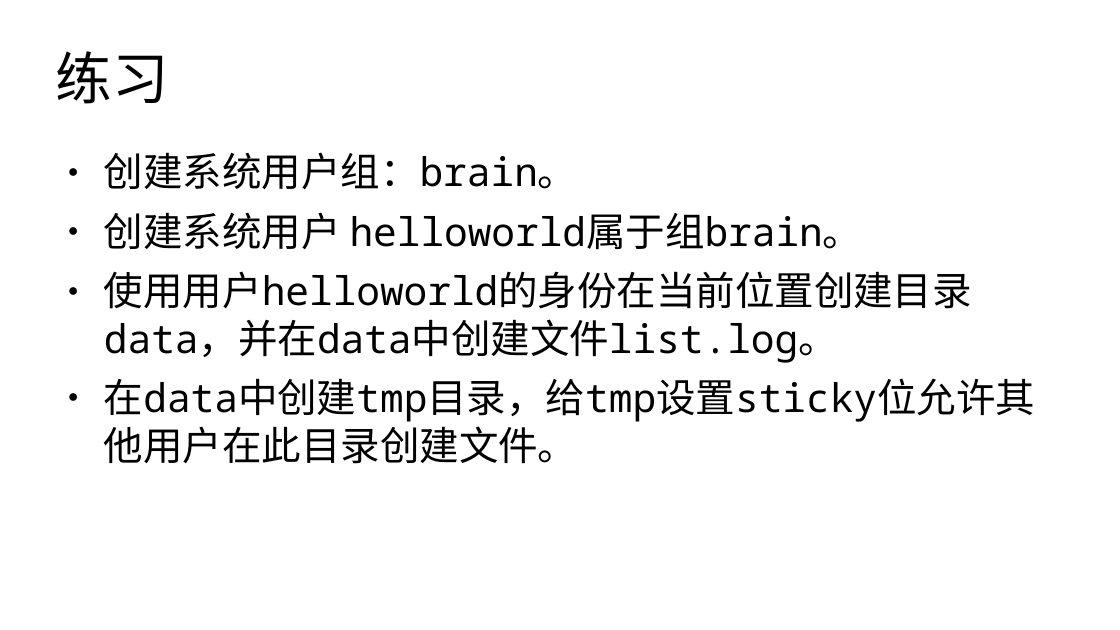
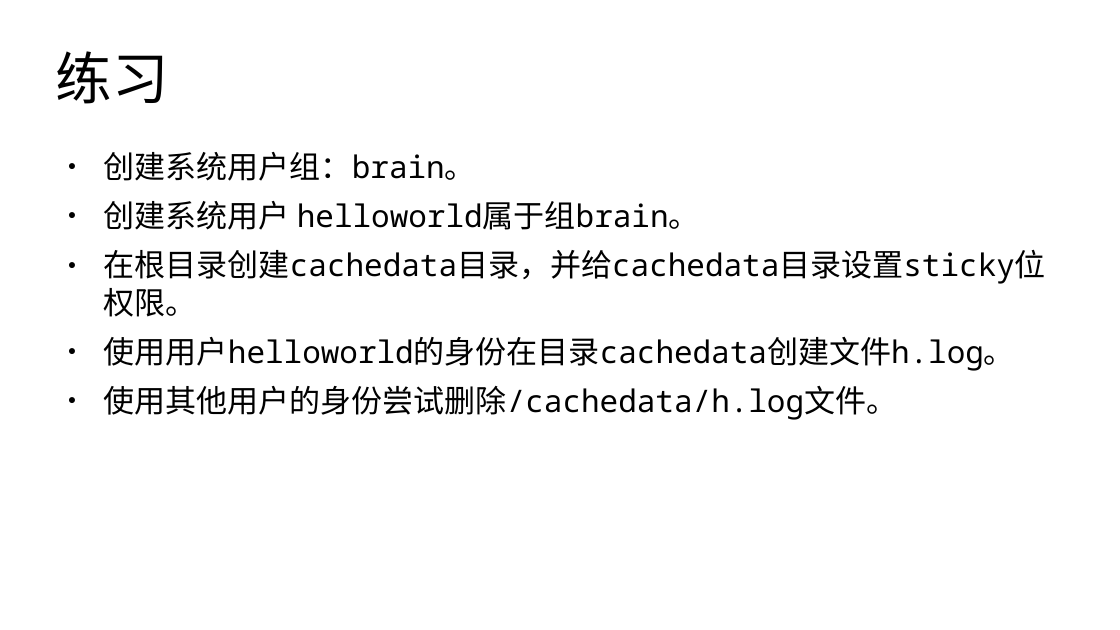
Before and after one commit to master-genius/linux-system, a slide deck: slide 19 of materials/slides/ch10-mode-and-acl.odp (slide 14 before the commit). Drawn at 1120x630 pixels with LibreOffice and Linux fonts; fonts in the diff are those of the drawing. Boxes give left, top, right and bottom in pixels: in the first picture for what was removed or moved away, otherwise in the second. Text is boxed around its words. In the diff, an @@ line names an element or a change of style, - is before the commit and + after.

```diff
--- a/materials/slides/ch10-mode-and-acl.odp
+++ b/materials/slides/ch10-mode-and-acl.odp
@@ text at [104,152,700,230]: size 28 to 22 pt in "创建系统用户组：brain。", "创建系统用户 helloworld属于组brain。" @@
@@ text at [104,249,1046,420]: text changed; size 28 to 22 pt @@
-● 使用用户helloworld的身份在当前位置创建目录data，并在data中创建文件list.log。
-● 在data中创建tmp目录，给tmp设置sticky位允许其他用户在此目录创建文件。
+● 在根目录创建cachedata目录，并给cachedata目录设置sticky位权限。
+● 使用用户helloworld的身份在目录cachedata创建文件h.log。
+● 使用其他用户的身份尝试删除/cachedata/h.log文件。
```
Also in this commit, not shown: 13 other slides changed, 2 slides added, 4 other files.
